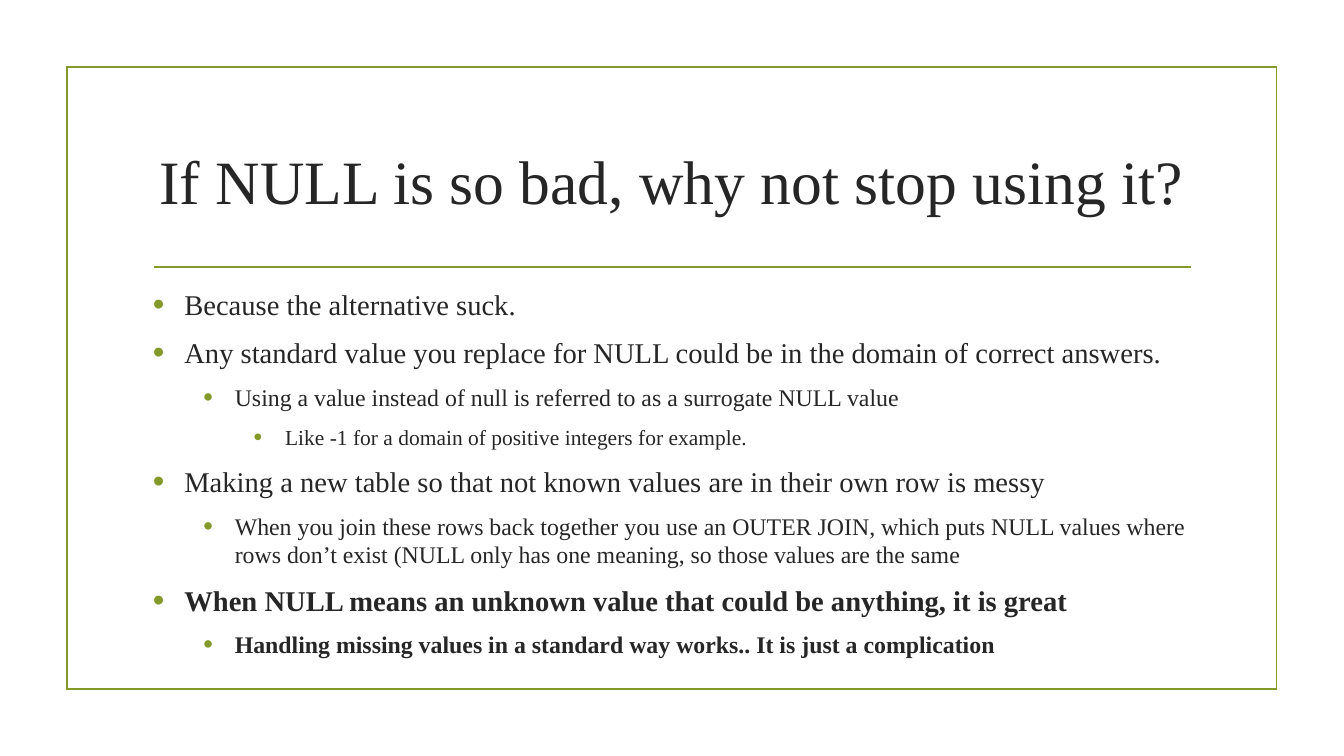
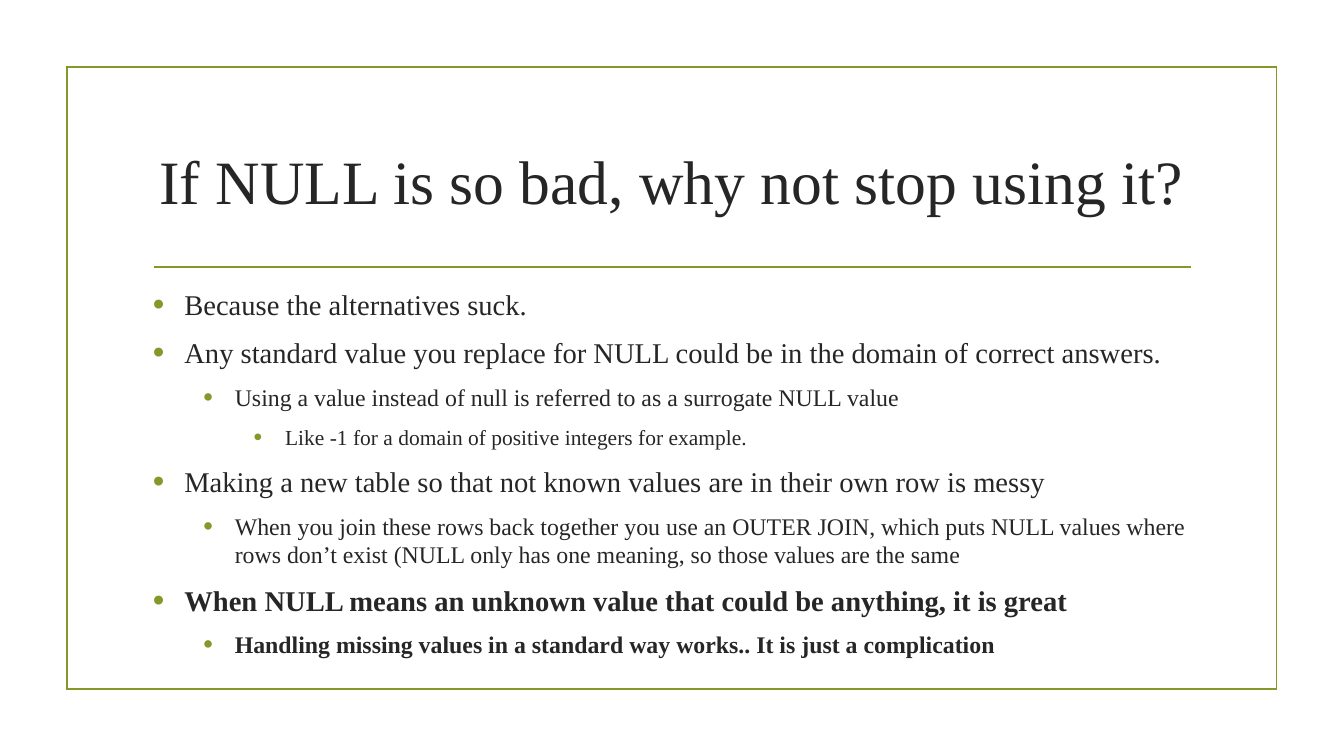
Before and after one commit to drsqlgithub/Presentation-Downloads, a slide deck: slide 14 of Database Design Chat/Database Design Chat 015 NULL.pptx (slide 13 before the commit). Drawn at 1344x756 pixels with LibreOffice and Linux fonts; fonts in the diff are those of the drawing; background and template pictures are left out. Boxes give left, top, right and bottom in pixels: in the first picture for what was removed or moved away, otherwise in the second. Text is boxed around its words. In the diff, an @@ line names an element or a change of style, - is before the commit and + after.

Commit message:
changes to NULL presentation
just a temp file

```diff
--- a/Database Design Chat/Database Design Chat 015 NULL.pptx
+++ b/Database Design Chat/Database Design Chat 015 NULL.pptx
@@ text at box(184, 295, 526, 316): text changed @@
-• Because the alternative suck.
+• Because the alternatives suck.
```
Also in this commit, not shown: 1 other slide changed, 1 slide added, 2 other files.
